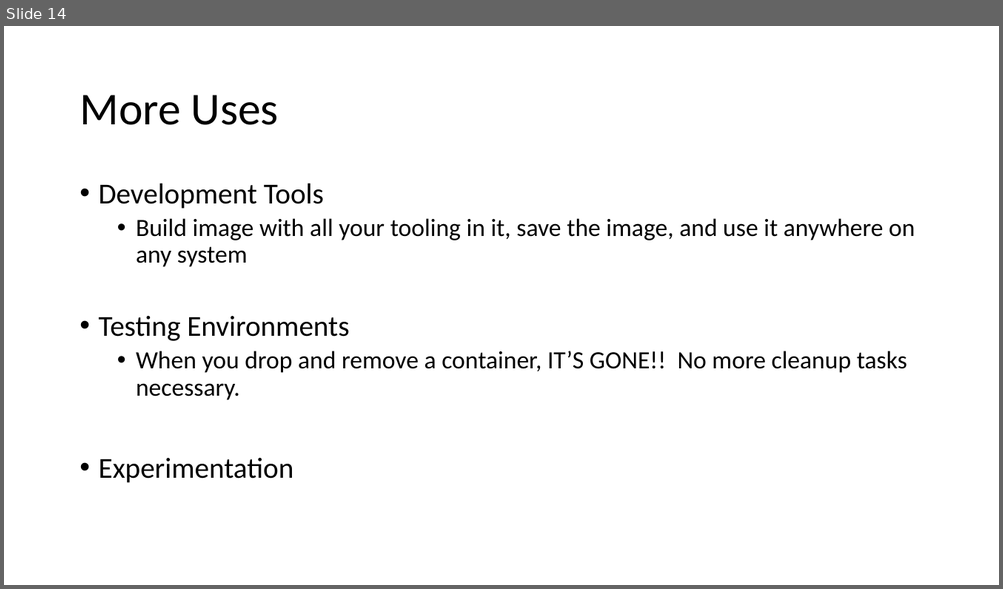
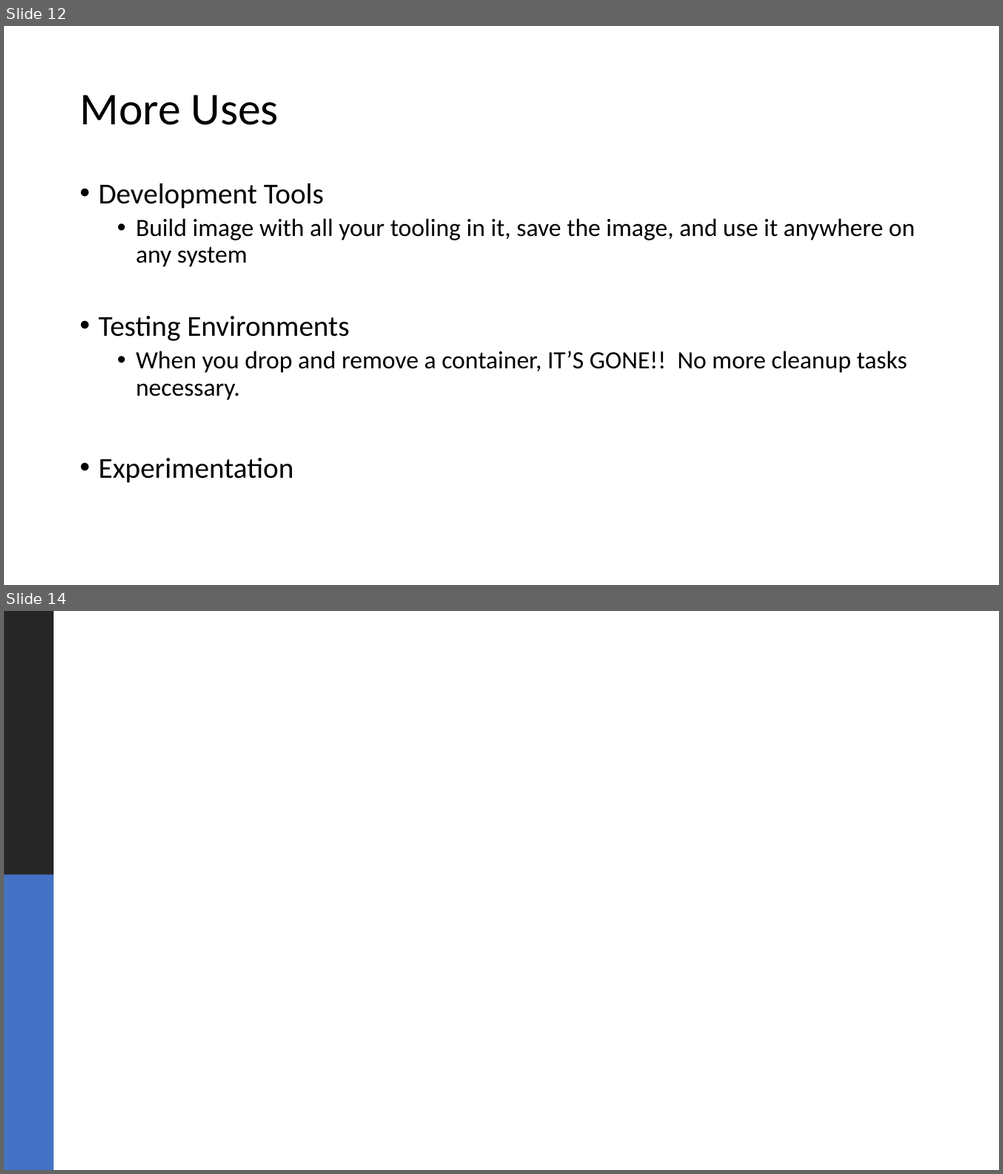
Before and after one commit to chlsmith/sql-on-docker, a slide deck: sql-on-docker.pptx. Shown one above the other, each under a label of ours: slide 14 before the commit, slides 12 and 14 after it; the slides between them are not shown. The pictures are 1003x589 and 1003x1174 pixels, drawn with LibreOffice and Linux fonts; fonts in the diff are those of the drawing; background and template pictures are left out. Boxes give left, top, right and bottom in pixels: in the first picture for what was removed or moved away, otherwise in the second. Text is boxed around its words. In the diff, an @@ line names an element or a change of style, - is before the commit and + after.

```diff
--- a/sql-on-docker.pptx
+++ b/sql-on-docker.pptx
@@ slide 14 added at [4,611,999,1170], background picture (left out) @@
@@ rectangle added at [4,611,54,875], fill #262626 @@
@@ group added at [101,617,197,635]: 20 ellipses @@
@@ rectangle added at [4,869,54,1170], fill #4472C4 @@
@@ what was slide 14 is now slide 12 @@
```
Also in this commit, not shown: 5 slides changed, 2 slides removed.
